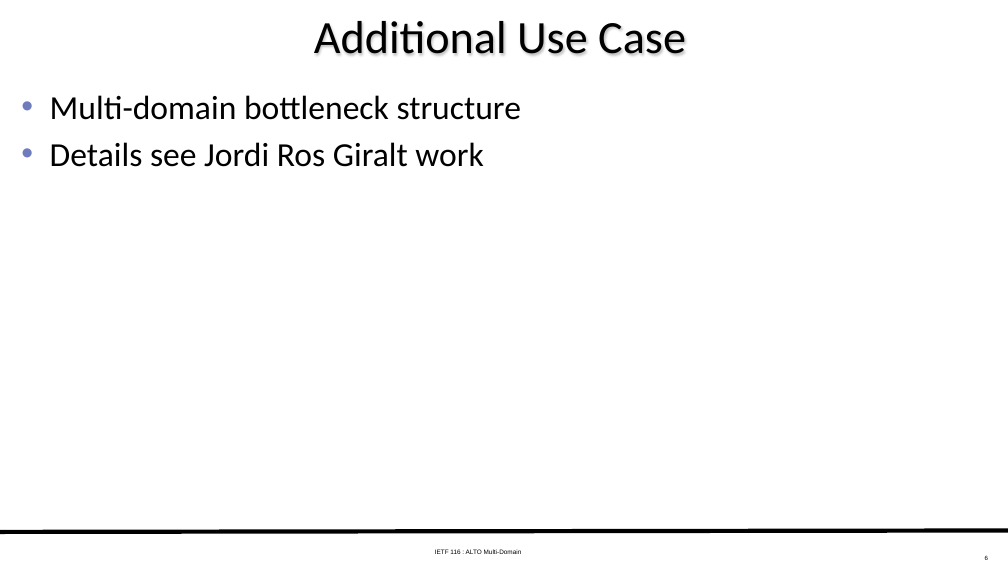
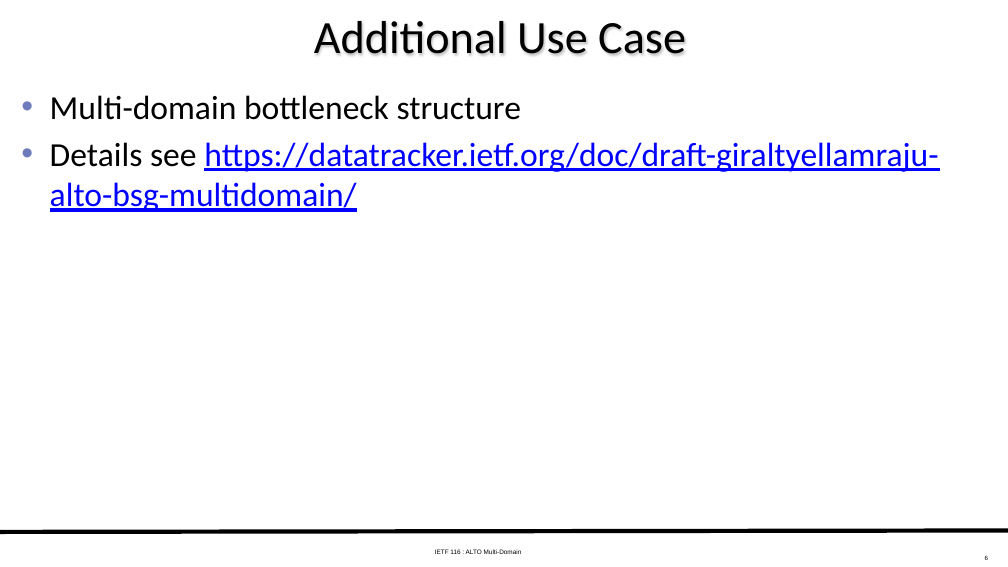
Before and after one commit to ietf-wg-alto/wg-materials, a slide deck: slide 6 of meetings-ietf/ietf-116/slides-116-multi-domain-2023-03-26.pptx. Drawn at 1008x567 pixels with LibreOffice and Linux fonts; fonts in the diff are those of the drawing. Boxes give left, top, right and bottom in pixels: in the first picture for what was removed or moved away, otherwise in the second. Text is boxed around its words. In the diff, an @@ line names an element or a change of style, - is before the commit and + after.

Commit message:
add to add a link to Jordi doc; add Ingmar cascading slides

```diff
--- a/meetings-ietf/ietf-116/slides-116-multi-domain-2023-03-26.pptx
+++ b/meetings-ietf/ietf-116/slides-116-multi-domain-2023-03-26.pptx
@@ text at box(50, 142, 938, 212): text changed; text colour #000000 to #0000FF @@
-• Details see Jordi Ros Giralt work
+• Details see https://datatracker.ietf.org/doc/draft-giraltyellamraju-alto-bsg-multidomain/
```
Also in this commit, not shown: 2 other slides changed, 2 other files.
